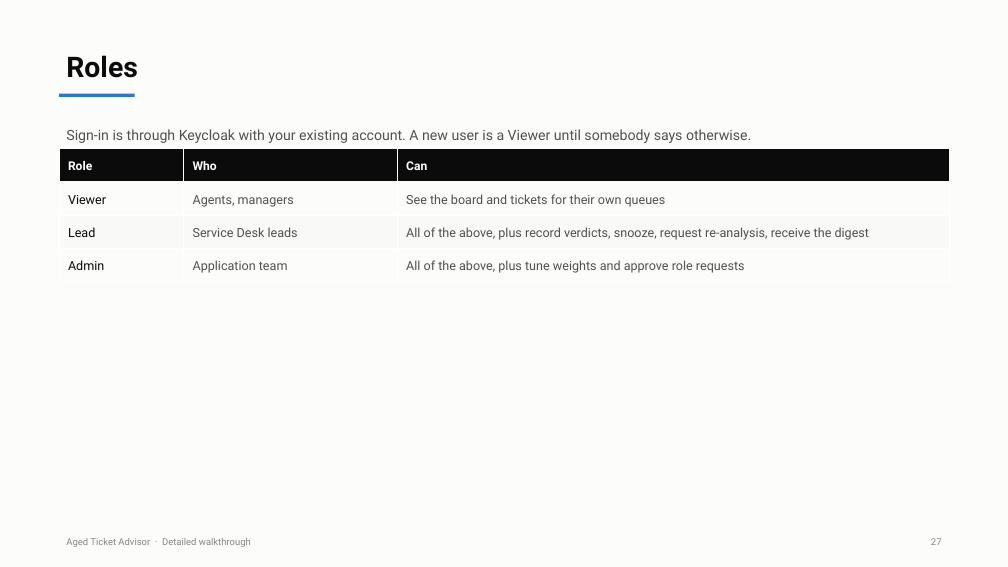
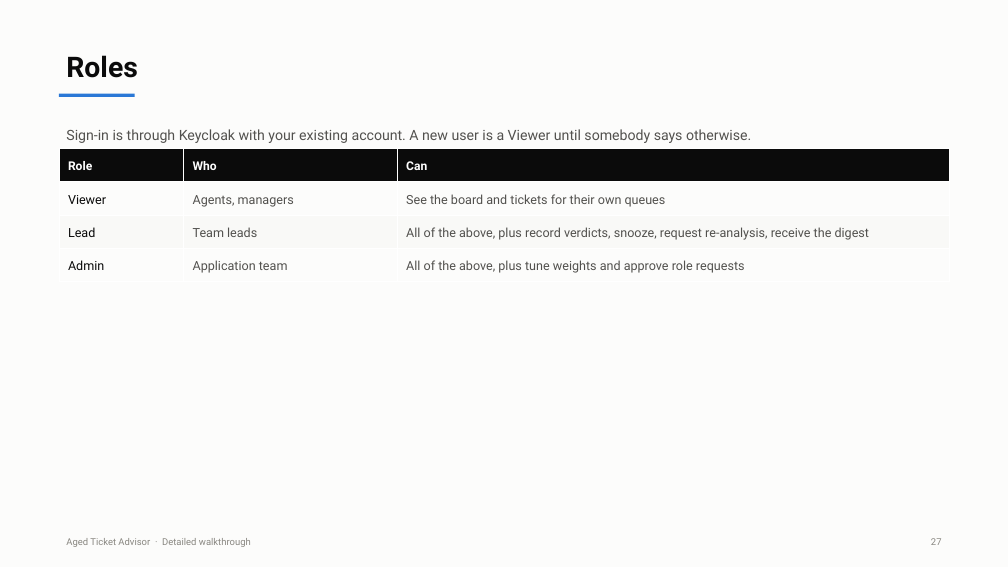
Before and after one commit to rakshith2000/SD-Advisor, a slide deck: slide 28 of docs/Aged_Ticket_Advisor_Detailed.pptx. Drawn at 1008x567 pixels with LibreOffice and Linux fonts; fonts in the diff are those of the drawing. Boxes give left, top, right and bottom in pixels: in the first picture for what was removed or moved away, otherwise in the second. Text is boxed around its words. In the diff, an @@ line names an element or a change of style, - is before the commit and + after.

```diff
--- a/docs/Aged_Ticket_Advisor_Detailed.pptx
+++ b/docs/Aged_Ticket_Advisor_Detailed.pptx
@@ table at (59,149,950,282) @@
-row 3, column 2: Service Desk leads
+row 3, column 2: Team leads
```
Also in this commit, not shown: 6 other slides changed, 29 other files.
